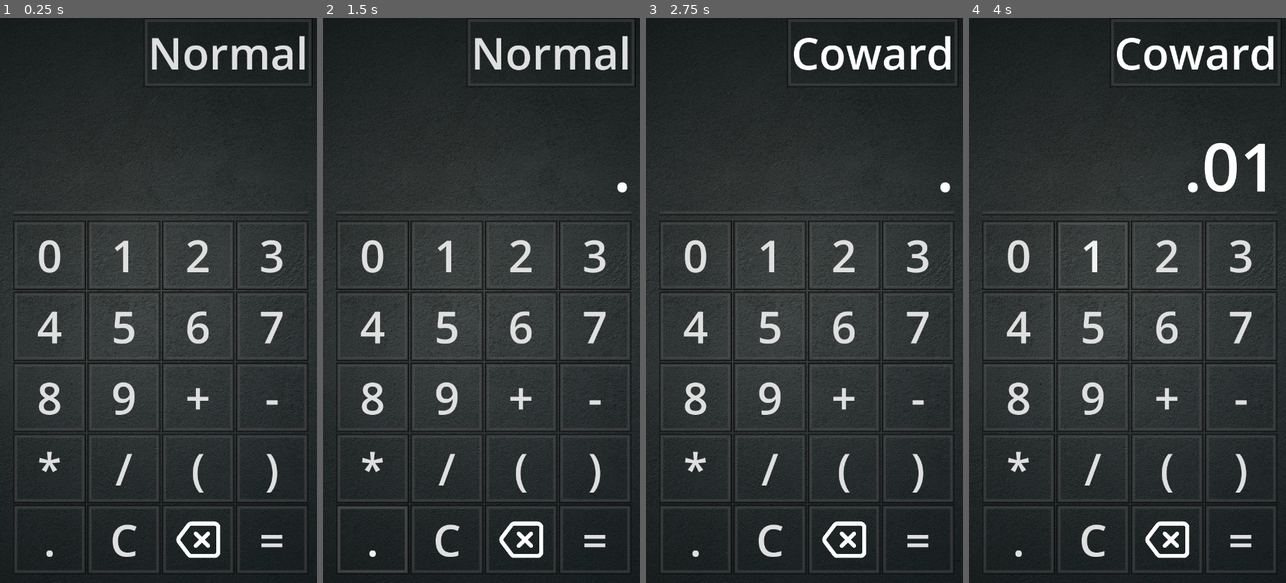
Above: before the commit, frames 1-4 (left to right).
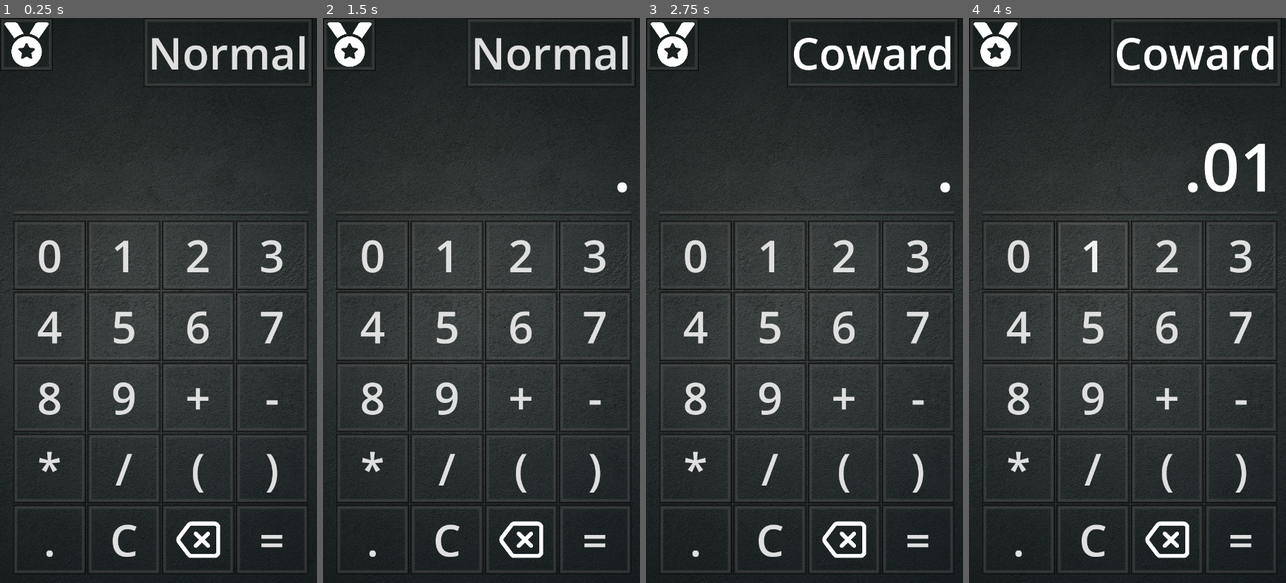
Above: after the commit, the same moments.

Repository: ppagdev/wrongculator-android
Game: Godot game, scene res://scenes/main.tscn
Two runs of this game, one before a commit and one after it. Both use one fixed random seed, a clock stepped at 60 frames per second and the inputs below.
Inputs (mouse positions are in pixels of both pictures, inside the frame that each line leads up to):
- Up to frame 1 (0.25 s): no input
- Up to frame 2 (1.5 s): click "." at 0.5 s; click (348, 46) at 1.27 s
- Up to frame 3 (2.75 s): click "Normal" at 2 s
- Up to frame 4 (4 s): click "0" at 2.75 s; click "1" at 3.5 s

The runs differ from the first frame. In frame 1, 0.6% of the frame differs, in the area x 0-17%, y 0-10%; in frame 2, 0.6%; in frame 3, 0.6%; in frame 4, 0.6%.

Commit message:
added achievements icon

Diff:
--- a/scenes/main.tscn
+++ b/scenes/main.tscn
@@ -1,8 +1,9 @@
-[gd_scene load_steps=10 format=3 uid="uid://dxfi1ninmdbop"]
+[gd_scene load_steps=12 format=3 uid="uid://dxfi1ninmdbop"]
 
 [ext_resource type="Script" path="res://scripts/main.gd" id="1_wk8ey"]
 [ext_resource type="Texture2D" uid="uid://dxbwc446wi4bm" path="res://assets/images/chalkboard-background.jpg" id="2_2tpqb"]
 [ext_resource type="Texture2D" uid="uid://bv02aaipfbskx" path="res://assets/images/backspace-icon.png" id="2_dvkbd"]
+[ext_resource type="Texture2D" uid="uid://jyvc7p7ombb" path="res://assets/images/medal-icon.png" id="4_eu5kf"]
 
 [sub_resource type="StyleBoxFlat" id="StyleBoxFlat_rp33r"]
 bg_color = Color(0.6, 0.6, 0.6, 0)
@@ -39,6 +40,8 @@
 border_blend = true
 
 [sub_resource type="StyleBoxEmpty" id="StyleBoxEmpty_7xrtf"]
+
+[sub_resource type="StyleBoxEmpty" id="StyleBoxEmpty_20t0r"]
 
 [node name="Main" type="Control"]
 layout_mode = 3
@@ -254,6 +257,21 @@
 action_mode = 0
 text = "Normal"
 expand_icon = true
+
+[node name="PanelContainer2" type="PanelContainer" parent="."]
+layout_mode = 0
+offset_right = 40.0
+offset_bottom = 40.0
+theme_override_styles/panel = SubResource("StyleBoxFlat_s0sbg")
+
+[node name="ButtonAchievements" type="Button" parent="PanelContainer2"]
+layout_mode = 2
+theme_override_styles/normal = SubResource("StyleBoxEmpty_20t0r")
+theme_override_styles/hover = SubResource("StyleBoxEmpty_20t0r")
+theme_override_styles/pressed = SubResource("StyleBoxEmpty_20t0r")
+theme_override_styles/disabled = SubResource("StyleBoxEmpty_20t0r")
+theme_override_styles/focus = SubResource("StyleBoxEmpty_20t0r")
+icon = ExtResource("4_eu5kf")
 
 [connection signal="pressed" from="VSplitContainer/GridContainer/Button0" to="." method="_on_button_pressed" binds= ["0"]]
 [connection signal="pressed" from="VSplitContainer/GridContainer/Button1" to="." method="_on_button_pressed" binds= ["1"]]
Binary file added: assets/images/medal-icon.png
Not shown, added: assets/images/medal-icon.png.import
Not shown, added: assets/images/medal-icon.svg.import
